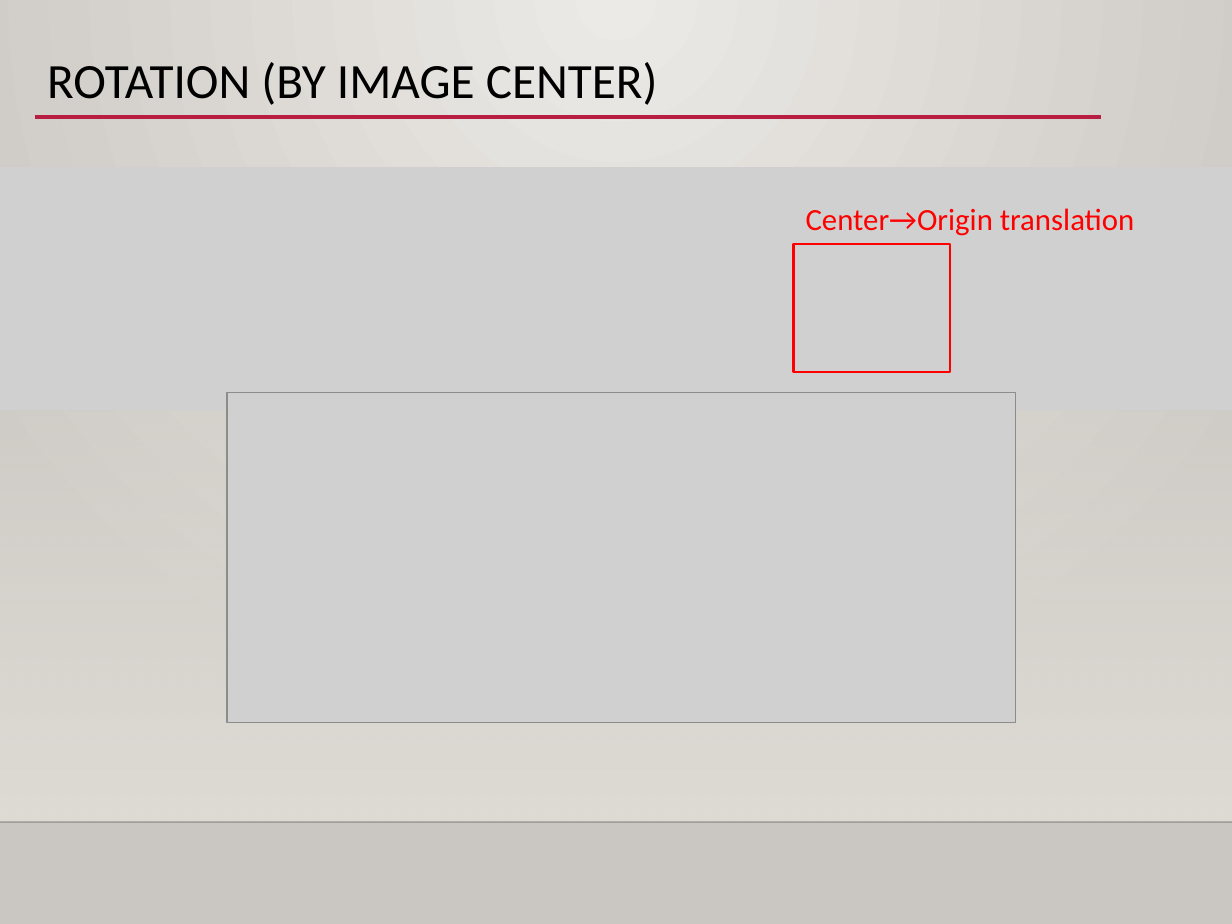
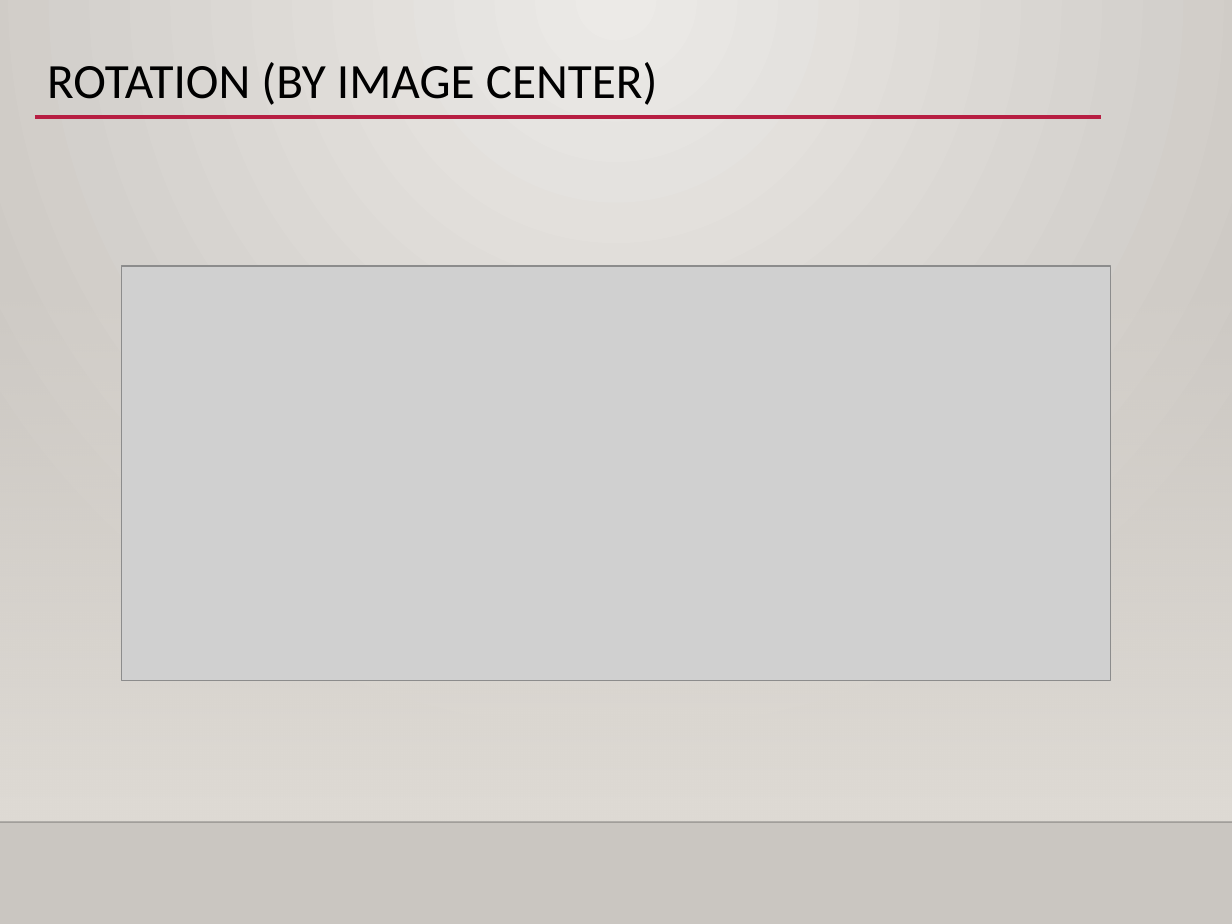
Before and after one commit to jelee2498/SDS, a slide deck: slide 11 of Day1/ex1-2_transformation/ex1-2_transformation.pptx (slide 9 before the commit). Drawn at 1232x924 pixels with LibreOffice and Linux fonts; fonts in the diff are those of the drawing; grey boxes stand for pictures; background and template pictures are left out. Boxes give left, top, right and bottom in pixels: in the first picture for what was removed or moved away, otherwise in the second. Text is boxed around its words. In the diff, an @@ line names an element or a change of style, - is before the commit and + after.

```diff
--- a/Day1/ex1-2_transformation/ex1-2_transformation.pptx
+++ b/Day1/ex1-2_transformation/ex1-2_transformation.pptx
@@ picture removed at (0,168,1232,410) @@
@@ text removed at (806,208,1134,236) @@
-Center→Origin translation
@@ picture: place and size @@
-picture at (227,392,1015,722)
+picture at (121,266,1110,680)
@@ rectangle removed at (793,244,950,372) @@
```
Also in this commit, not shown: 12 other slides changed, 2 slides added, 13 other files.
